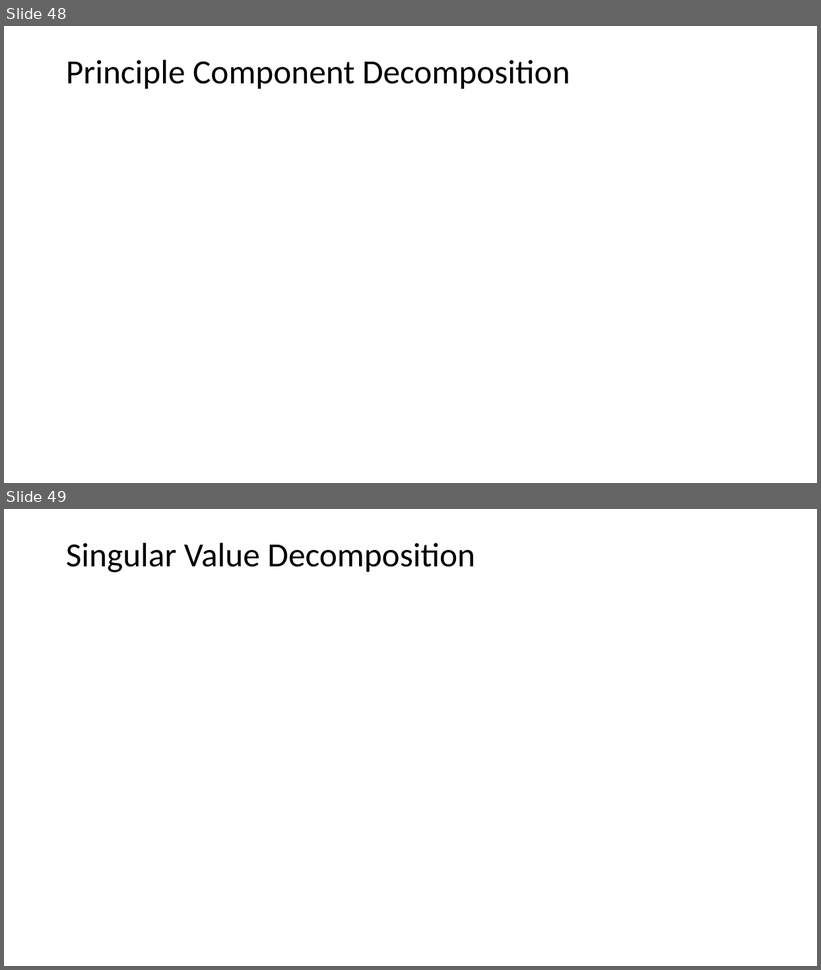
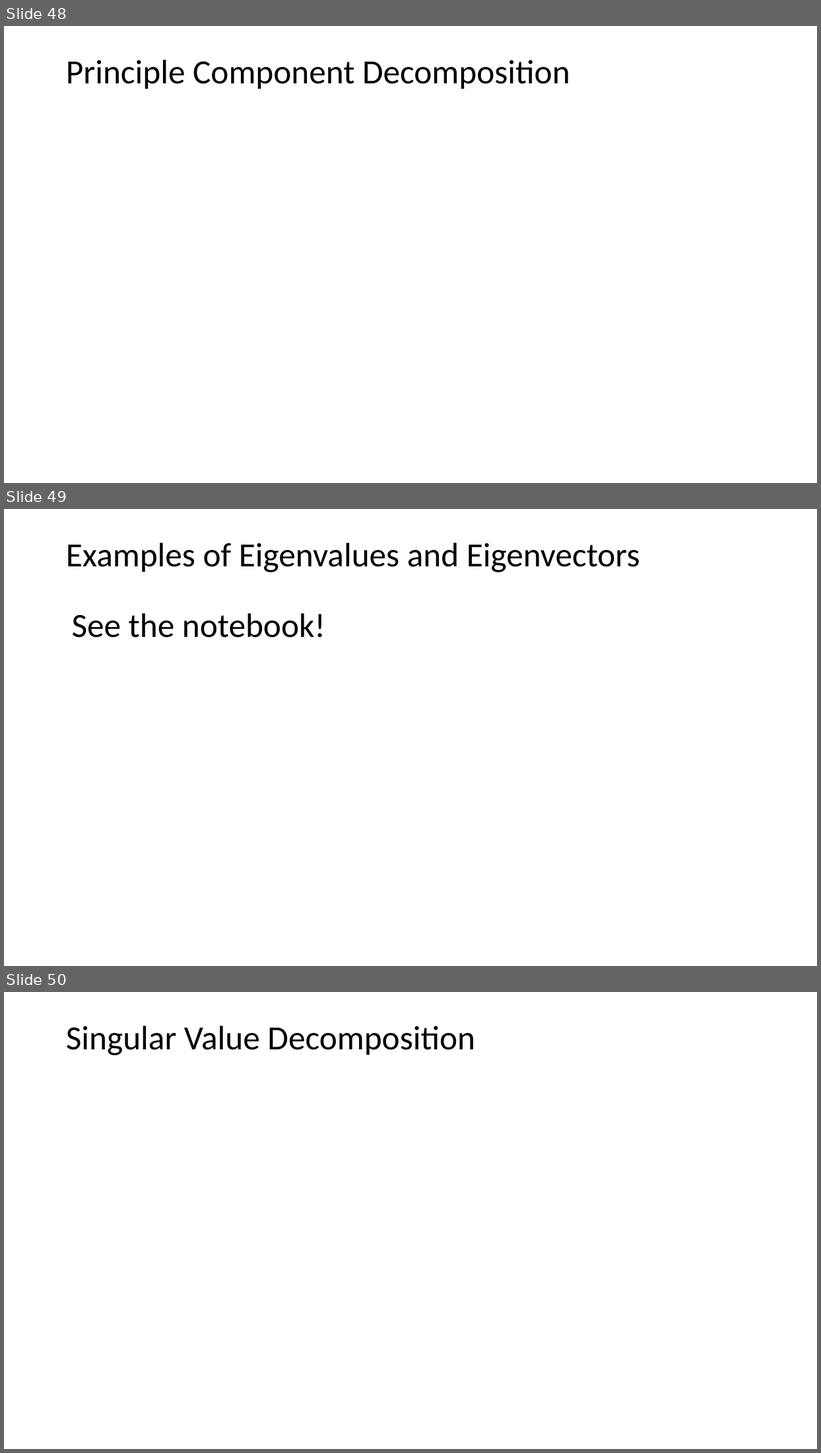
Before and after one commit to StephenElston/CSCI-E25, a slide deck: SuplementaryMaterial/ReviewOfLinearAlgebra.pptx. Shown one above the other, each under a label of ours: slides 48 and 49 before the commit, slides 48, 49 and 50 after it. The pictures are 821x970 and 821x1453 pixels, drawn with LibreOffice and Linux fonts; fonts in the diff are those of the drawing; grey boxes stand for pictures. Boxes give left, top, right and bottom in pixels: in the first picture for what was removed or moved away, otherwise in the second. Text is boxed around its words. In the diff, an @@ line names an element or a change of style, - is before the commit and + after.

```diff
--- a/SuplementaryMaterial/ReviewOfLinearAlgebra.pptx
+++ b/SuplementaryMaterial/ReviewOfLinearAlgebra.pptx
@@ slide 49 added at (x1=4, y1=509, x2=817, y2=966), background #FFFFFF @@
@@ title added at (x1=66, y1=543, x2=640, y2=572), 40 pt, text #000000 @@
+Examples of Eigenvalues and Eigenvectors
@@ text added at (x1=72, y1=613, x2=325, y2=638), 40 pt, text #000000 @@
+See the notebook!
@@ what was slide 49 is now slide 50 @@
```
Also in this commit, not shown: 1 slide changed.
